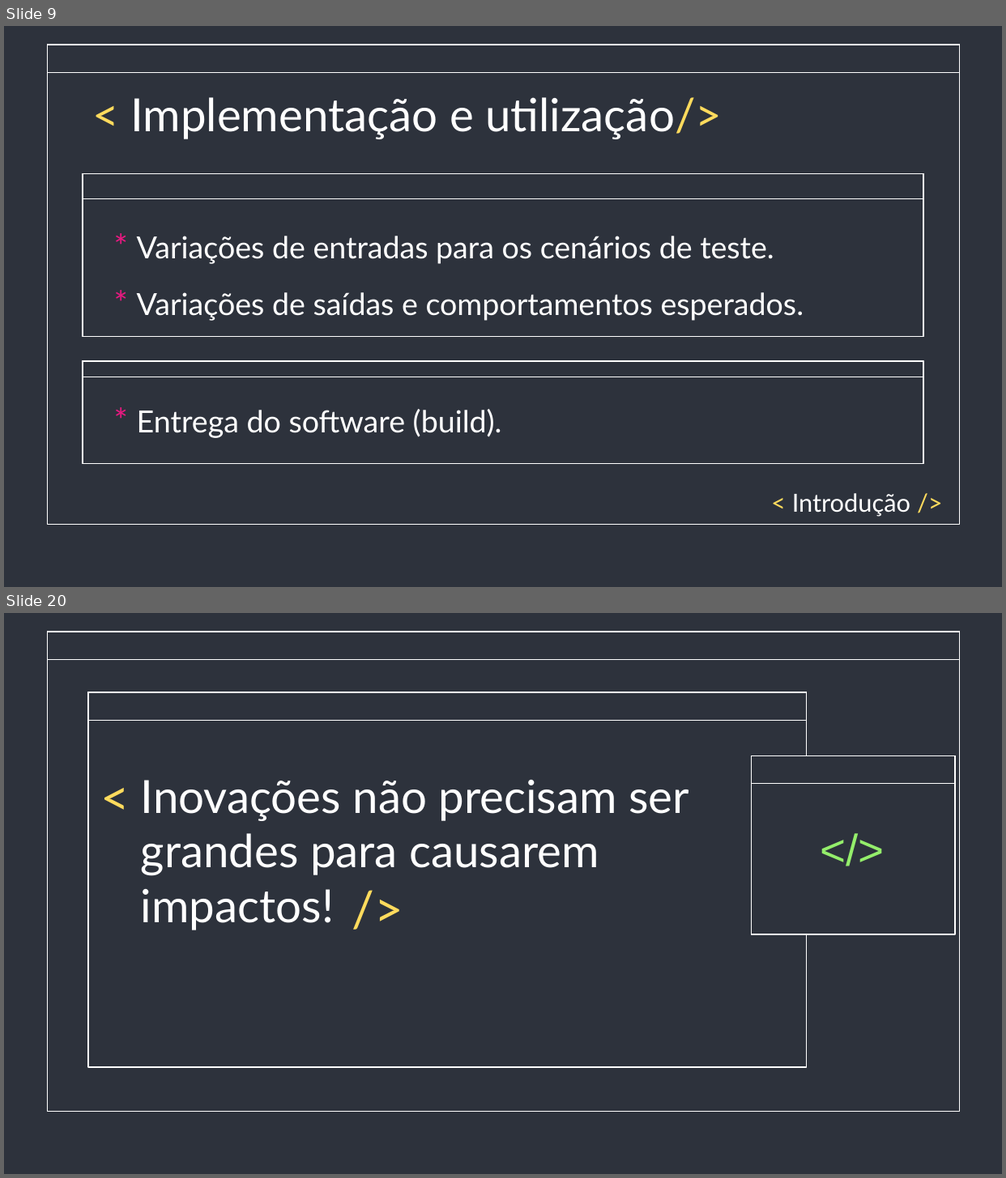
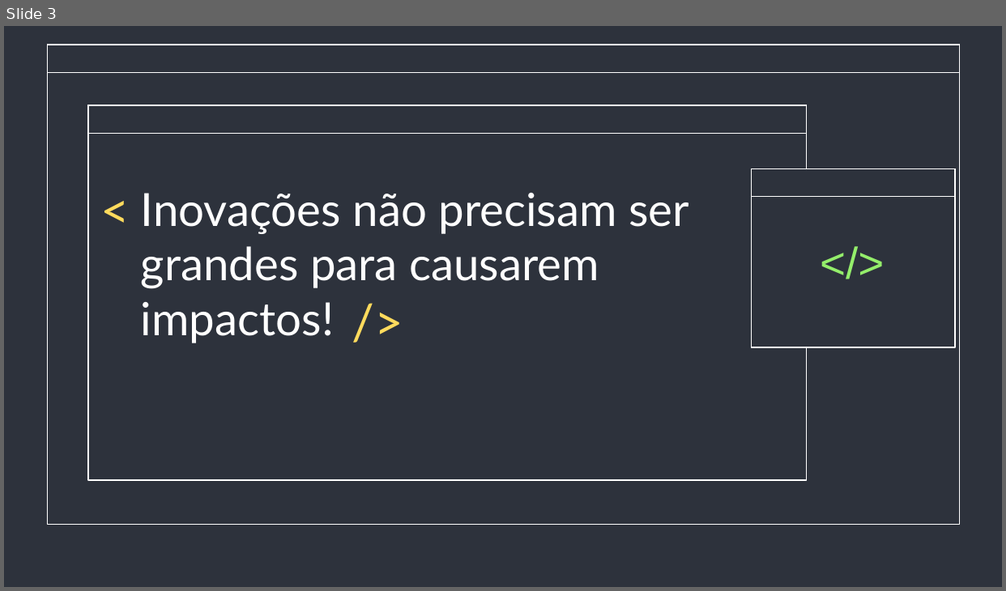
Before and after one commit to saintalex93/TestingHabitPresentation, a slide deck: Testes e Inovação - Semana de qualidade.pptx. Shown one above the other, each under a label of ours: slides 9 and 20 before the commit, slide 3 after it; the slides between them are not shown. The pictures are 1006x1178 and 1006x591 pixels, drawn with LibreOffice and Linux fonts; fonts in the diff are those of the drawing. Boxes give left, top, right and bottom in pixels: in the first picture for what was removed or moved away, otherwise in the second. Text is boxed around its words. In the diff, an @@ line names an element or a change of style, - is before the commit and + after.

```diff
--- a/Testes e Inovação - Semana de qualidade.pptx
+++ b/Testes e Inovação - Semana de qualidade.pptx
@@ slide 9 removed at (4,26,1002,587), background #2D323C; not listed: 2 template elements that a slide beside it also shows @@
@@ title removed at (131,97,722,139) @@
-< Implementação e utilização/>
@@ rectangle removed at (83,173,924,336) @@
@@ rectangle removed at (83,173,924,199) @@
@@ subtitle removed at (137,236,774,264) @@
-* Variações de entradas para os cenários de teste.
@@ subtitle removed at (137,292,804,321) @@
-* Variações de saídas e comportamentos esperados.
@@ rectangle removed at (83,361,924,464) @@
@@ rectangle removed at (83,361,924,378) @@
@@ subtitle removed at (137,409,502,438) @@
-* Entrega do software (build).
@@ text removed at (792,493,910,517) @@
-< Introdução />
@@ what was slide 20 is now slide 3 @@
```
Also in this commit, not shown: 1 slide changed, 16 other slides removed, 2 other files.
